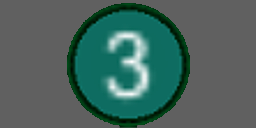
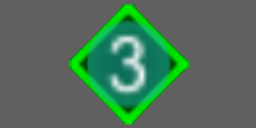
Comparing the layer stacks of the two 256x128 images. Changes:
painted on "Pasted Layer" over [67, 3, 190, 128]
